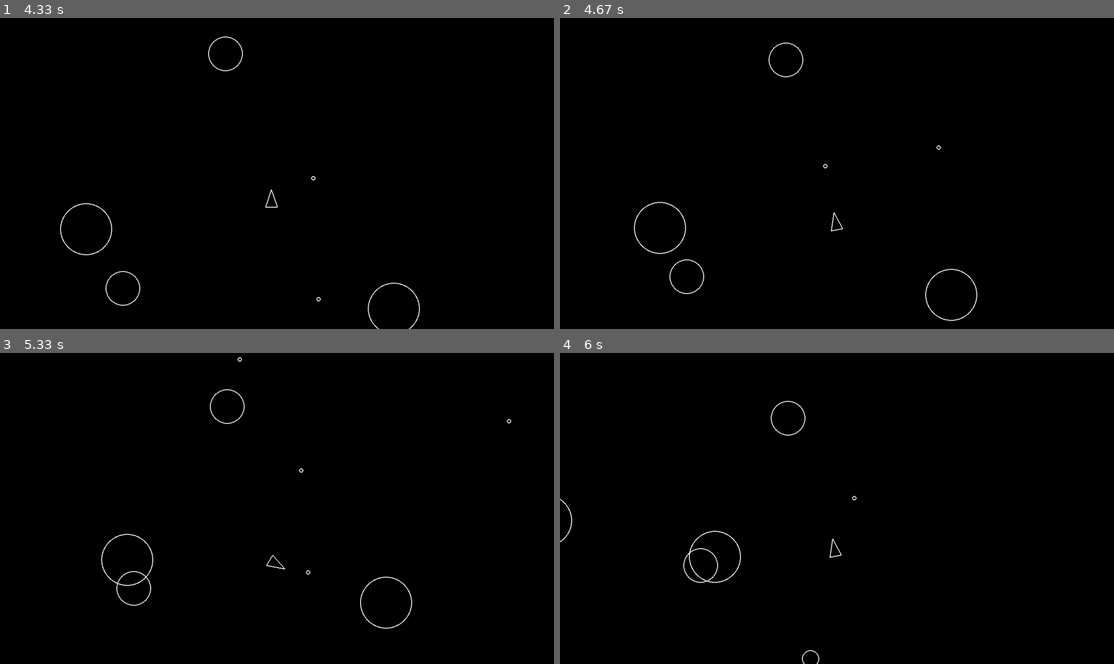
Above: before the commit, frames 1-4 (two rows, left to right).
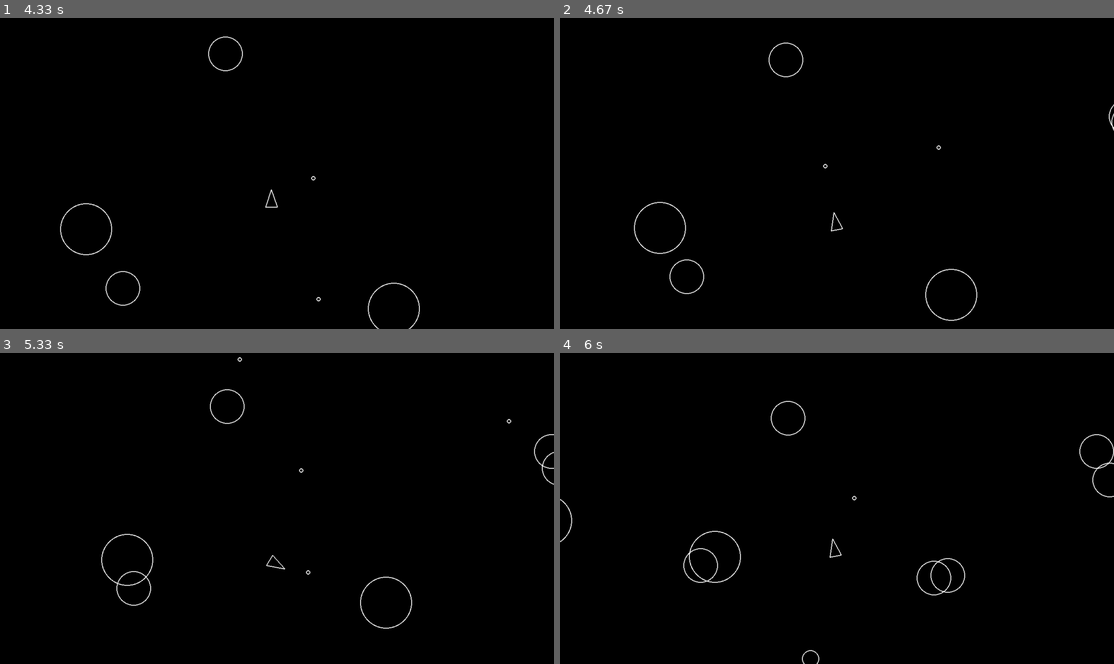
Above: after the commit, the same moments.

Repository: omegaulti/Pygames-Asteroids
Game: pygame game, started from main.py
The game is run twice, just before and just after one commit, with the same random seed, the same clock (stepped at 60 frames per second) and the same inputs.
Inputs:
- Up to frame 1 (4.33 s): tap Space at 0.33, 0.73, 1.03, 1.23, 1.57, 1.87, 2.07, 2.37, 2.63, 2.97, 3.27, 3.4, 3.8, 4.1 s; hold D 0.67-1.13 s; hold W 1.17-1.47 s; hold D 1.5-1.97 s; hold A 2-2.53 s; hold S 2.57-2.87 s; hold A 2.9-3.3 s; hold W 3.33-3.7 s; hold D from 3.73 s (still down)
- Up to frame 2 (4.67 s): release D at 4.37 s; hold S from 4.4 s (still down); tap Space at 4.47 s
- Up to frame 3 (5.33 s): release S at 4.77 s; hold A 4.8-5.27 s; tap Space at 4.87, 5.17 s; hold D from 5.3 s (still down)
- Up to frame 4 (6 s): tap Space at 5.37, 5.67, 5.87 s; release D at 5.77 s; hold W from 5.8 s (still down)

Frame 1 is identical in both runs. In frame 2, less than 0.1% of the frame differs, in the area x 99-100%, y 27-37%; in frame 3, less than 0.1%; in frame 4, 0.3%, in the area x 64-100%, y 26-79%.

Commit message:
J: ass split function

Diff:
--- a/asteroid.py
+++ b/asteroid.py
@@ -1,5 +1,7 @@
 from constants import *
 from circleshape import *
+from logger import log_event
+import random
 
 class Asteroid(CircleShape):
     containers = ()
@@ -14,3 +16,18 @@
 
     def update(self, dt):
         self.position += (self.velocity * dt)
+
+    def split(self):
+        self.kill()
+        if self.radius <= ASTEROID_MIN_RADIUS:
+            return
+        else:
+            log_event("asteroid_split")
+            angle = random.uniform(20, 50)
+            new_angle1 = self.velocity.rotate(angle)
+            new_angle2 = self.velocity.rotate(angle * -1)
+            new_radius = self.radius - ASTEROID_MIN_RADIUS
+            new_asteroid1 = Asteroid(*self.position, new_radius)
+            new_asteroid2 = Asteroid(*self.position, new_radius)
+            new_asteroid1.velocity = new_angle1
+            new_asteroid2.velocity = new_angle2
--- a/main.py
+++ b/main.py
@@ -54,7 +54,7 @@
                 if s.collides_with(a) == True:
                     log_event("asteroid_shot")
                     s.kill()
-                    a.kill()
+                    a.split()
         screen.fill("black")
         for d in drawable:
             d.draw(screen)
